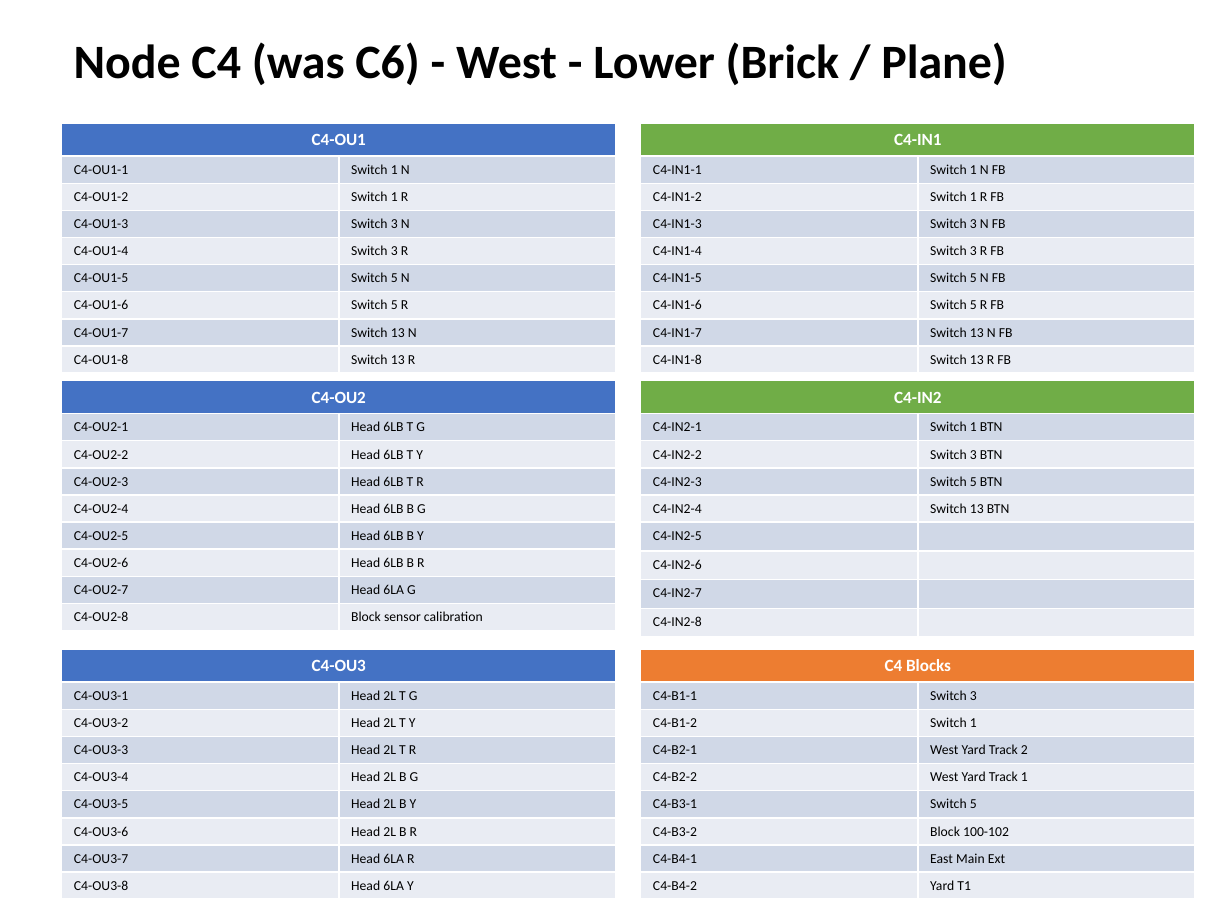
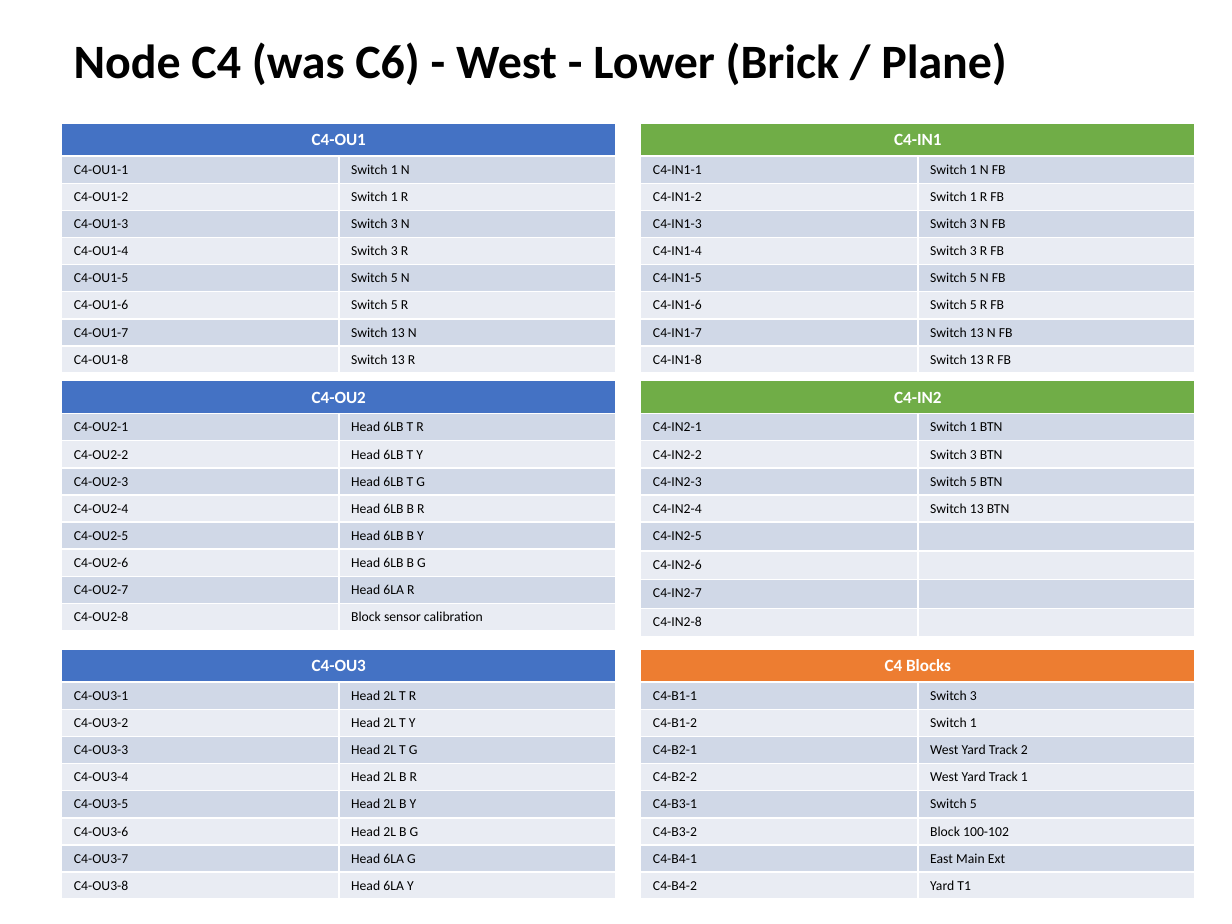
Before and after one commit to lnevo/hart, a slide deck: slide 6 of docs/wiring/Wiring_Schematic.pptx. Drawn at 1232x924 pixels with LibreOffice and Linux fonts; fonts in the diff are those of the drawing. Boxes give left, top, right and bottom in pixels: in the first picture for what was removed or moved away, otherwise in the second. Text is boxed around its words. In the diff, an @@ line names an element or a change of style, - is before the commit and + after.

```diff
--- a/docs/wiring/Wiring_Schematic.pptx
+++ b/docs/wiring/Wiring_Schematic.pptx
@@ table at [62, 381, 616, 625] @@
-row 2, column 2: Head 6LB T G
+row 2, column 2: Head 6LB T R
-row 4, column 2: Head 6LB T R
+row 4, column 2: Head 6LB T G
-row 5, column 2: Head 6LB B G
+row 5, column 2: Head 6LB B R
-row 7, column 2: Head 6LB B R
+row 7, column 2: Head 6LB B G
-row 8, column 2: Head 6LA G
+row 8, column 2: Head 6LA R
@@ table at [62, 649, 616, 894] @@
-row 2, column 2: Head 2L T G
+row 2, column 2: Head 2L T R
-row 4, column 2: Head 2L T R
+row 4, column 2: Head 2L T G
-row 5, column 2: Head 2L B G
+row 5, column 2: Head 2L B R
-row 7, column 2: Head 2L B R
+row 7, column 2: Head 2L B G
-row 8, column 2: Head 6LA R
+row 8, column 2: Head 6LA G
```
Also in this commit, not shown: 5 other slides changed, 15 other files.
